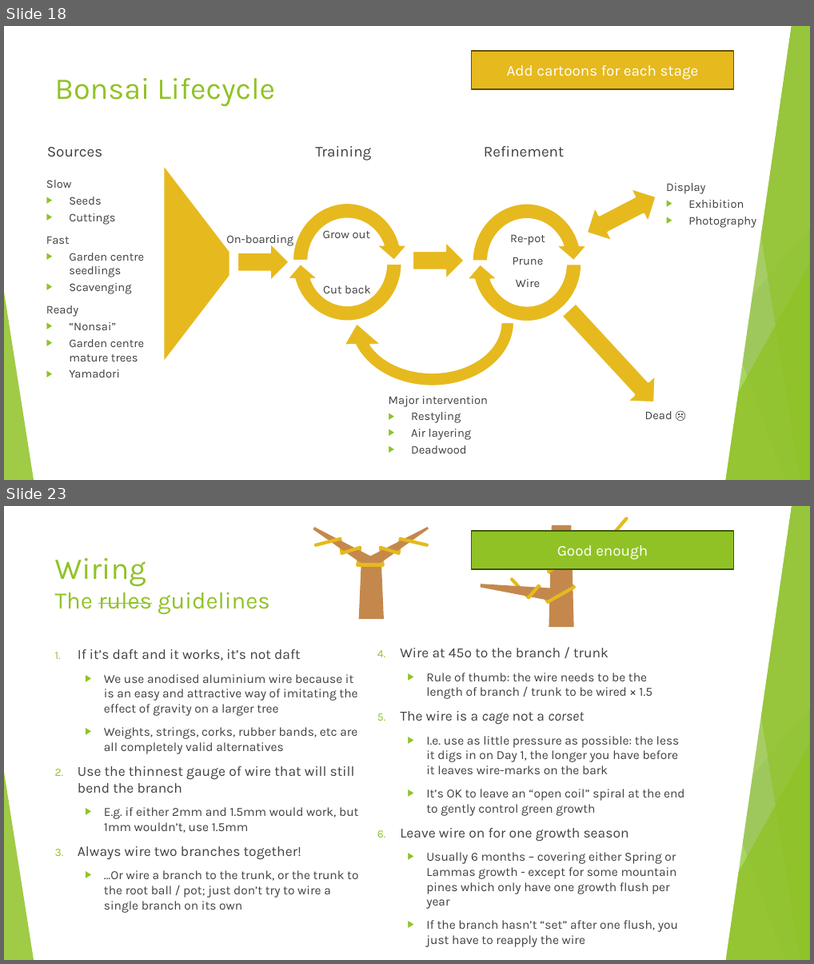
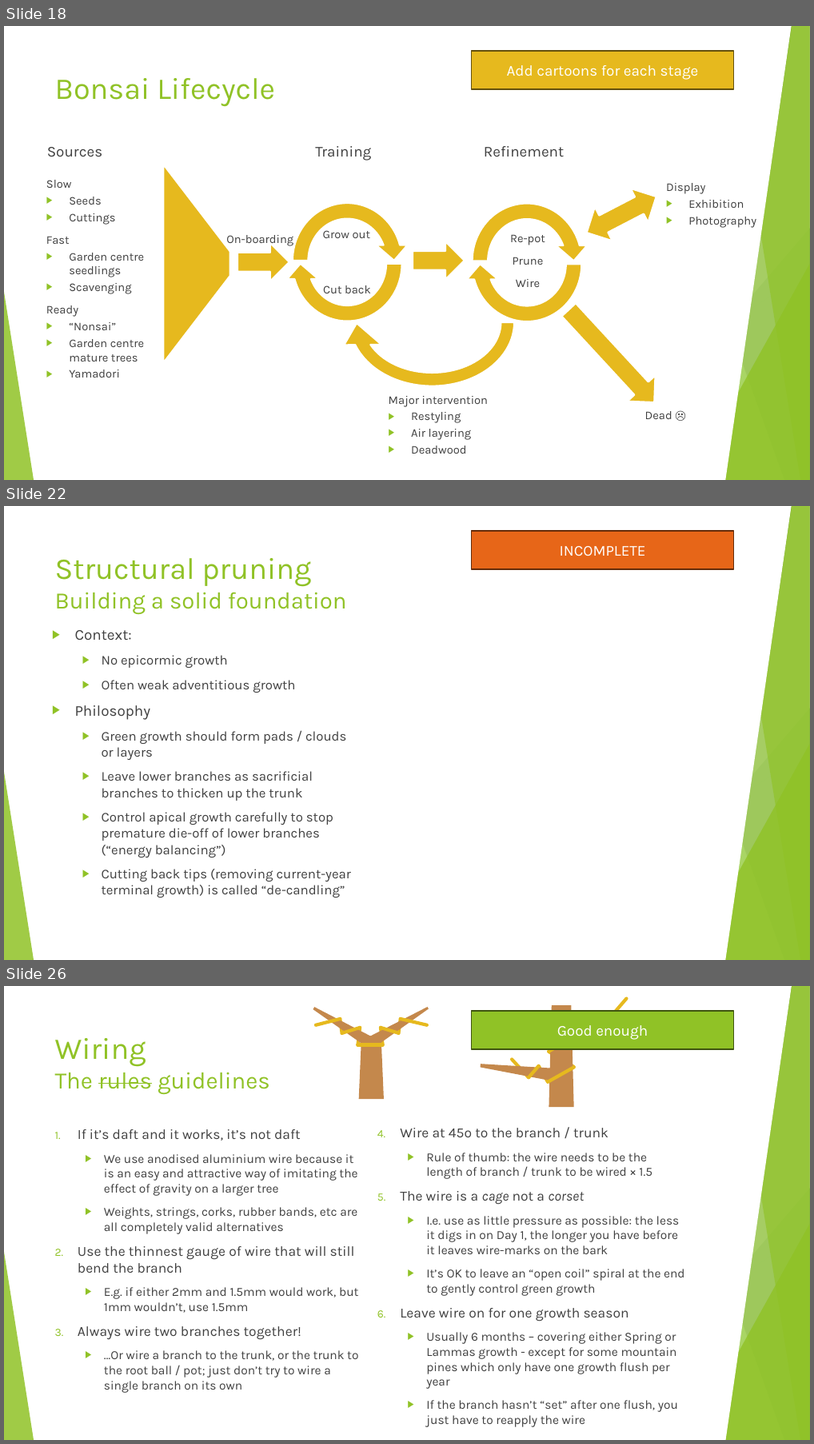
Before and after one commit to AlexLabram/Bonsai, a slide deck: Courseware/Bonsai On A Budget (running).pptx. Shown one above the other, each under a label of ours: slides 18 and 23 before the commit, slides 18, 22 and 26 after it; the slides between them are not shown. The pictures are 814x964 and 814x1444 pixels, drawn with LibreOffice and Linux fonts; fonts in the diff are those of the drawing. Boxes give left, top, right and bottom in pixels: in the first picture for what was removed or moved away, otherwise in the second. Text is boxed around its words. In the diff, an @@ line names an element or a change of style, - is before the commit and + after.

Commit message:
Added "types of foliage" slide w. placeholder pics Split out "pruning needle-bearing" and "pruning spiky/scaly" slides Added stub "structural pruning" slide Started diagram for spiky/scaly but not yet finished

```diff
--- a/Courseware/Bonsai On A Budget (running).pptx
+++ b/Courseware/Bonsai On A Budget (running).pptx
@@ slide 22 added at [4, 506, 810, 960], background #FFFFFF; not listed: 10 template elements that a slide beside it also shows @@
@@ parallelogram added at [456, 506, 791, 960], fill #FFFFFF, outline #FFFFFF 1.5 pt @@
@@ rectangle added at [472, 531, 734, 569], fill #E76618, outline #652D0B 1.5 pt, 18 pt, text #FFFFFF @@
+INCOMPLETE
@@ title added at [55, 558, 347, 615], 28 pt, text #90C226 @@
+Structural pruning
+Building a solid foundation
@@ text added at [75, 630, 351, 897], 16 pt, text #404040 @@
+▶ Context:
+  ▶ No epicormic growth
+  ▶ Often weak adventitious growth
+▶ Philosophy
+  ▶ Green growth should form pads / clouds or layers
+  ▶ Leave lower branches as sacrificial branches to thicken up the trunk
+  ▶ Control apical growth carefully to stop premature die-off of lower branches (“energy balancing”)
+  ▶ Cutting back tips (removing current-year terminal growth) is called “de-candling”
@@ what was slide 23 is now slide 26 @@
```
Also in this commit, not shown: 7 slides changed, 2 other slides added, 3 other files.
